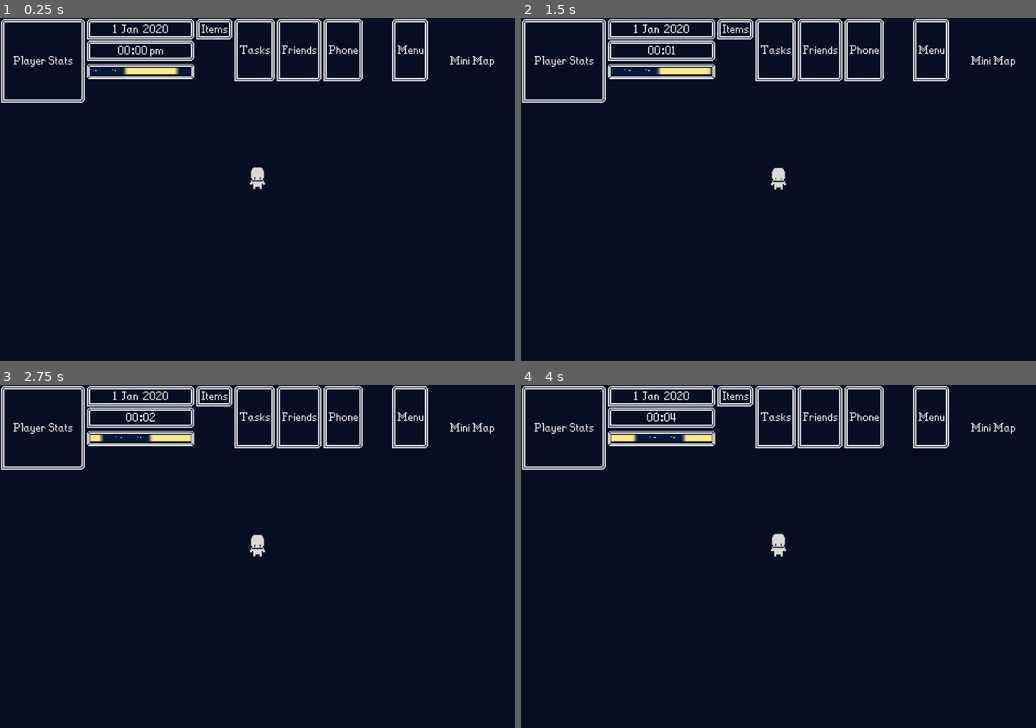
Above: before the commit, frames 1-4 (two rows, left to right).
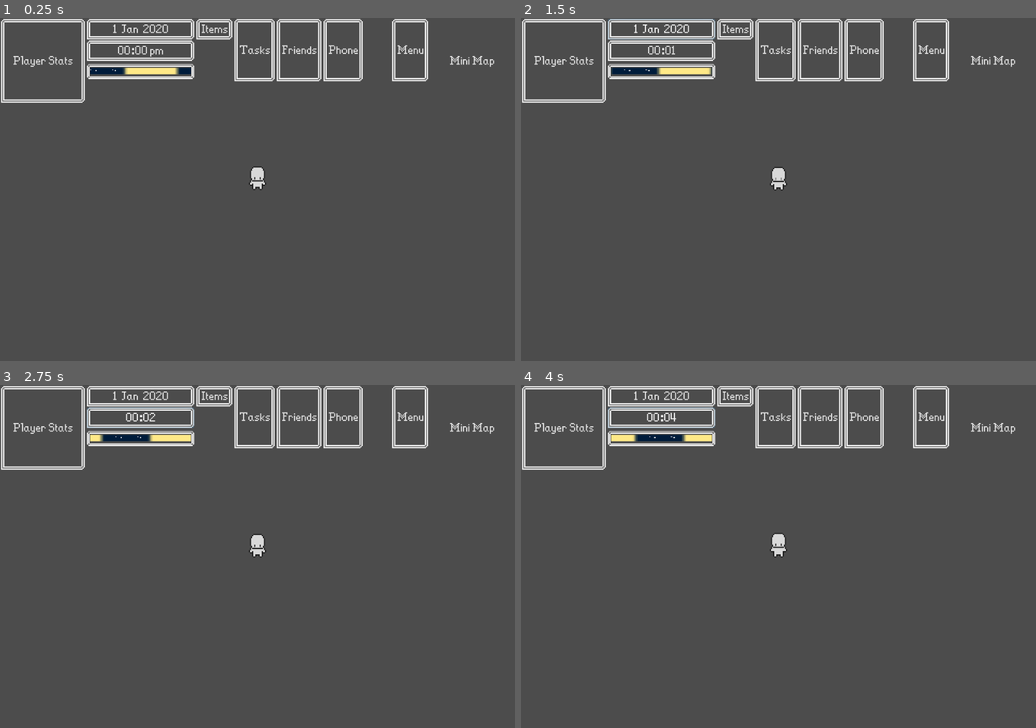
Above: after the commit, the same moments.

Repository: WhalesState/late-vision
Game: Godot game, scene res://src/scenes/Main.tscn
Two runs of this game, one before a commit and one after it. Both use one fixed random seed, a clock stepped at 60 frames per second and the inputs below.
Inputs:
- Up to frame 1 (0.25 s): no input
- Up to frame 2 (1.5 s): click "Player Stats" at 0.5 s; click "1 Jan 2020" at 1.25 s
- Up to frame 3 (2.75 s): click "00:02" at 2 s
- Up to frame 4 (4 s): click "Items" at 2.75 s; click "00:03" at 3.5 s

The runs differ from the first frame. In frame 1, 97% of the frame differs, in the area x 0-100%, y 0-100%; in frame 2, 97%; in frame 3, 97%; in frame 4, 97%.

Commit message:
Update project.godot

Diff:
--- a/project.godot
+++ b/project.godot
@@ -87,4 +87,3 @@
 
 quality/driver/driver_name="GLES2"
 2d/snapping/use_gpu_pixel_snap=true
-environment/default_clear_color=Color( 0.0235294, 0.0588235, 0.129412, 1 )
